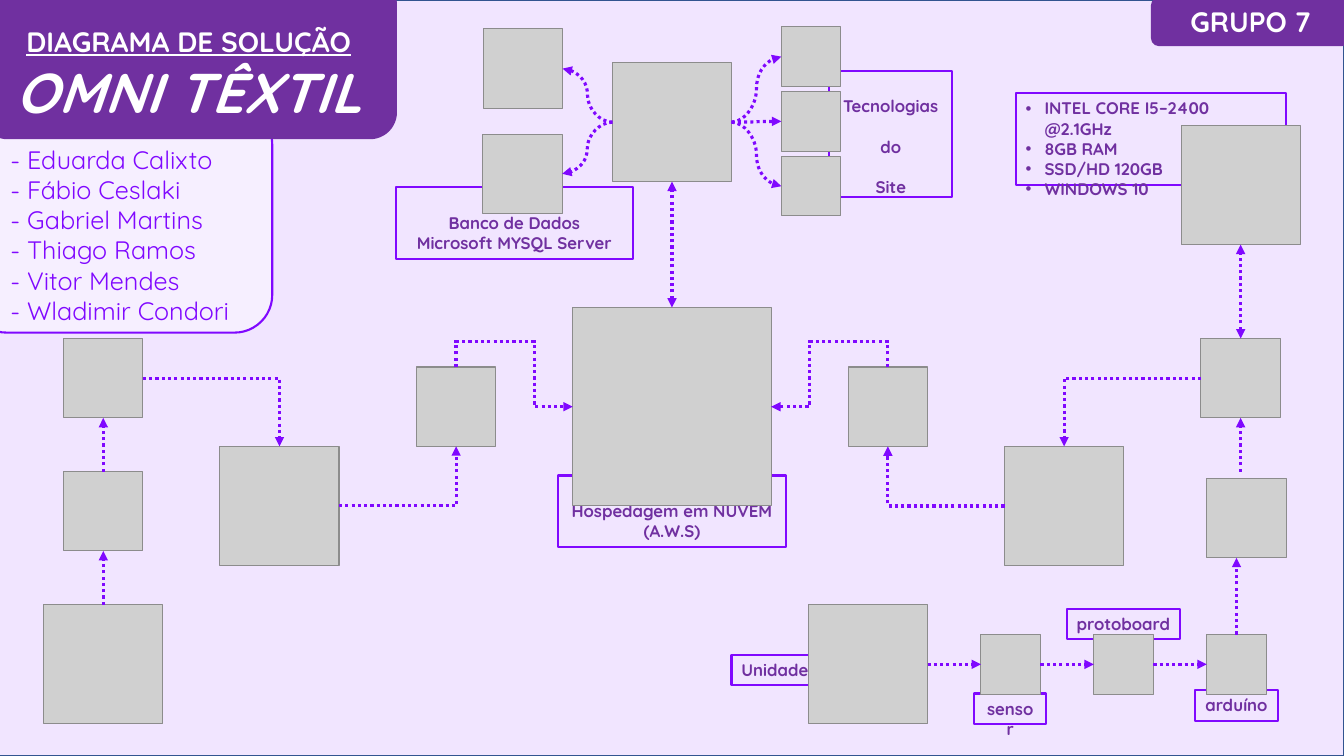
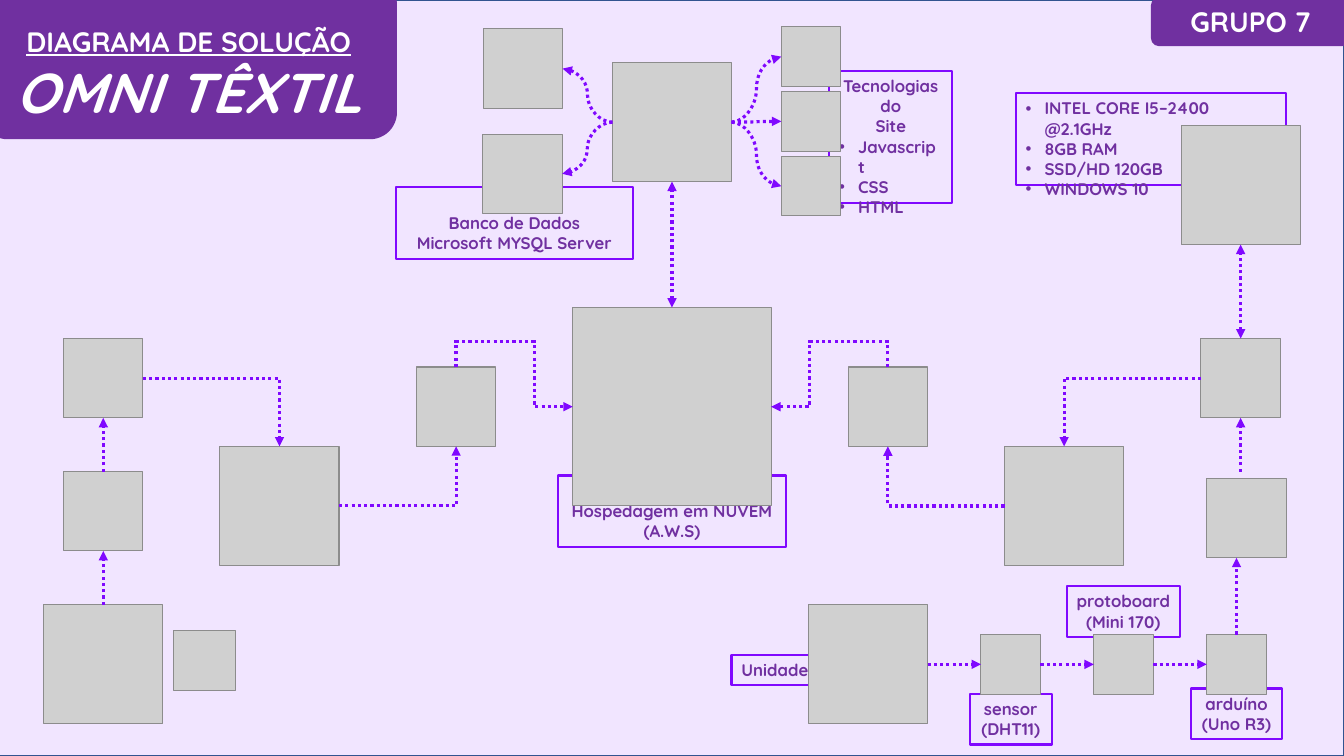
Before and after one commit to 0mni-Solutions/OmniTextil, a slide deck: slide 1 of DOCs de T.I/Diagrama_de_Solucao/Presentation.pptx. Drawn at 1344x756 pixels with LibreOffice and Linux fonts; fonts in the diff are those of the drawing; grey boxes stand for pictures. Boxes give left, top, right and bottom in pixels: in the first picture for what was removed or moved away, otherwise in the second. Text is boxed around its words. In the diff, an @@ line names an element or a change of style, - is before the commit and + after.

```diff
--- a/DOCs de T.I/Diagrama_de_Solucao/Presentation.pptx
+++ b/DOCs de T.I/Diagrama_de_Solucao/Presentation.pptx
@@ rectangle "Tecnologias": place and size @@
-rectangle "Tecnologias" at [830,71,953,197]
+rectangle "Tecnologias" at [830,71,953,203]
@@ text in rectangle at [843,79,938,132]: line spacing 2 to 1 @@
@@ rounded rectangle removed at [0,107,272,333] @@
-- Eduarda Calixto
-- Fábio Ceslaki
-- Gabriel Martins
-- Thiago Ramos
-- Vitor Mendes
-- Wladimir Condori
@@ text in rectangle at [858,181,904,213]: paragraphs added @@
+• Javascript
+• CSS
+• HTML
@@ rectangle "protoboard": place and size @@
-rectangle "protoboard" at [1067,609,1180,639]
+rectangle "protoboard" at [1067,587,1180,637]
@@ text in rectangle at [1086,616,1161,631]: paragraph added @@
+(Mini 170)
@@ picture added at [173,631,236,691] @@
@@ rectangle "arduíno": place and size @@
-rectangle "arduíno" at [1196,691,1278,721]
+rectangle "arduíno" at [1192,689,1282,739]
@@ rectangle "sensor": place and size @@
-rectangle "sensor" at [975,694,1047,724]
+rectangle "sensor" at [970,694,1053,744]
@@ text in rectangle at [1202,718,1271,733]: paragraph added @@
+(Uno R3)
@@ text in rectangle at [981,723,1040,738]: paragraph added @@
+(DHT11)
```
Also in this commit, not shown: 2 other files.
